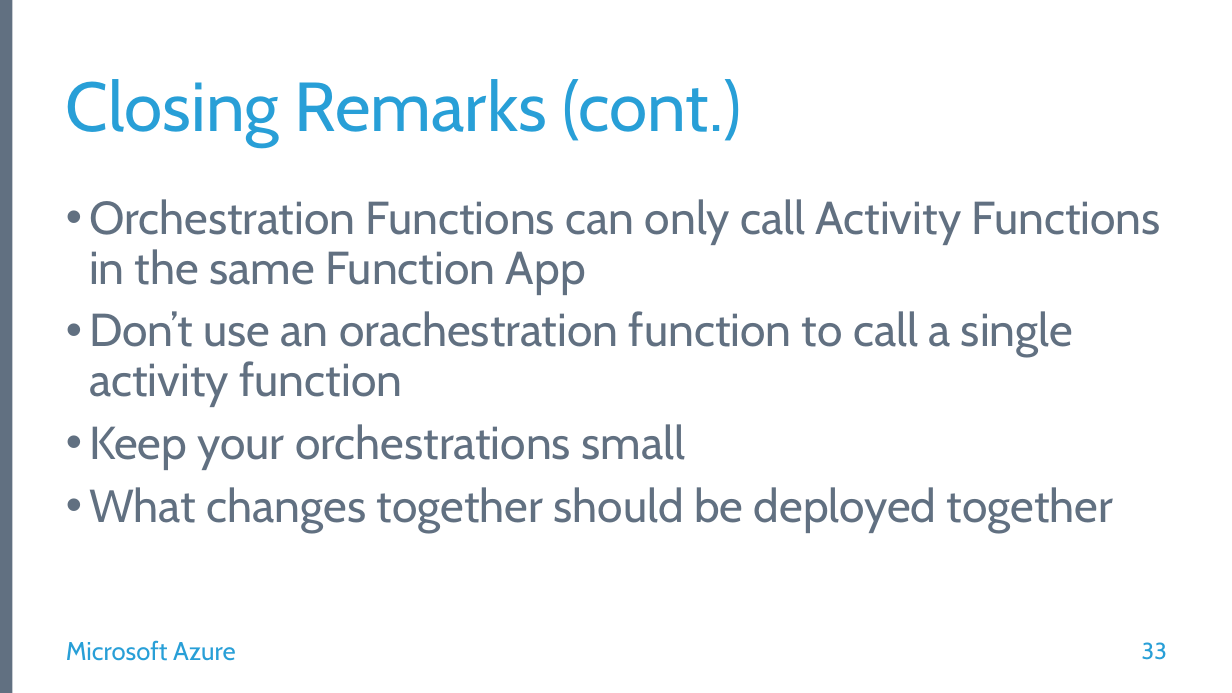
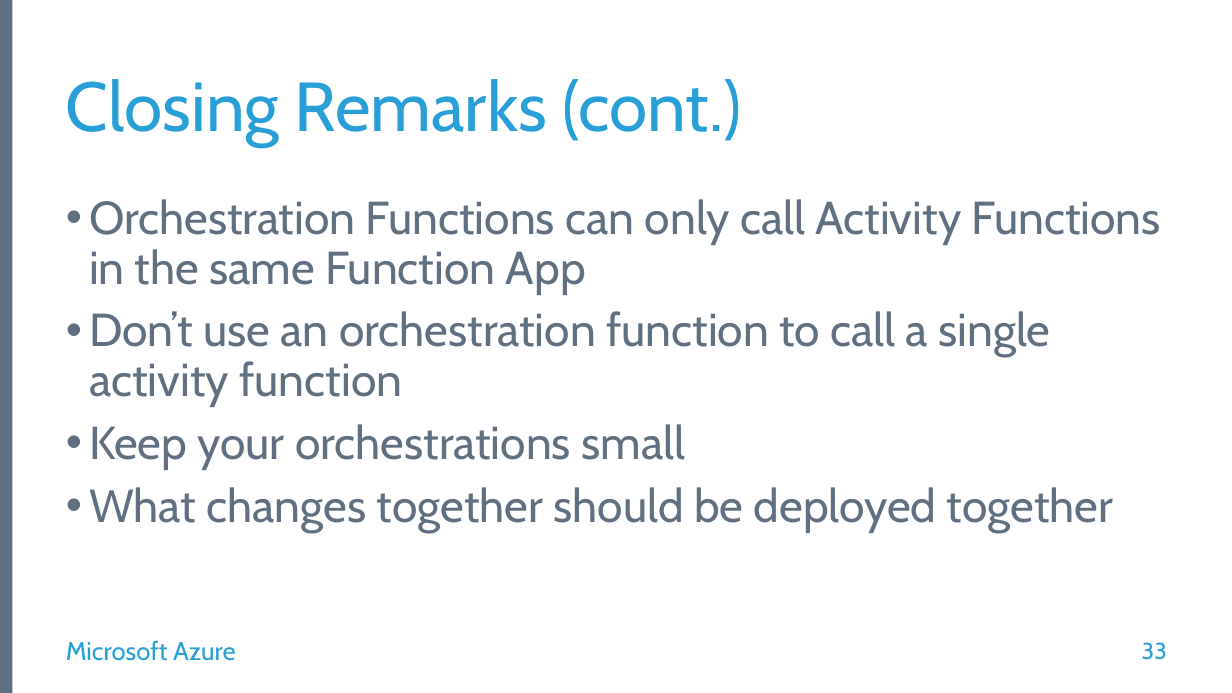
Before and after one commit to calloncampbell/2019-GlobalAzureBootcamp-Azure-DurableFunctions-Demos, a slide deck: slide 33 of docs/Serverless Orchestration with Durable Functions.pptx. Drawn at 1232x693 pixels with LibreOffice and Linux fonts; fonts in the diff are those of the drawing; background and template pictures are left out. Boxes give left, top, right and bottom in pixels: in the first picture for what was removed or moved away, otherwise in the second. Text is boxed around its words. In the diff, an @@ line names an element or a change of style, - is before the commit and + after.

```diff
--- a/docs/Serverless Orchestration with Durable Functions.pptx
+++ b/docs/Serverless Orchestration with Durable Functions.pptx
@@ text at (89,311,1051,407): text changed @@
-• Don’t use an orachestration function to call a single activity function
+• Don’t use an orchestration function to call a single activity function
```
Also in this commit, not shown: 3 other slides changed, 2 other files.
